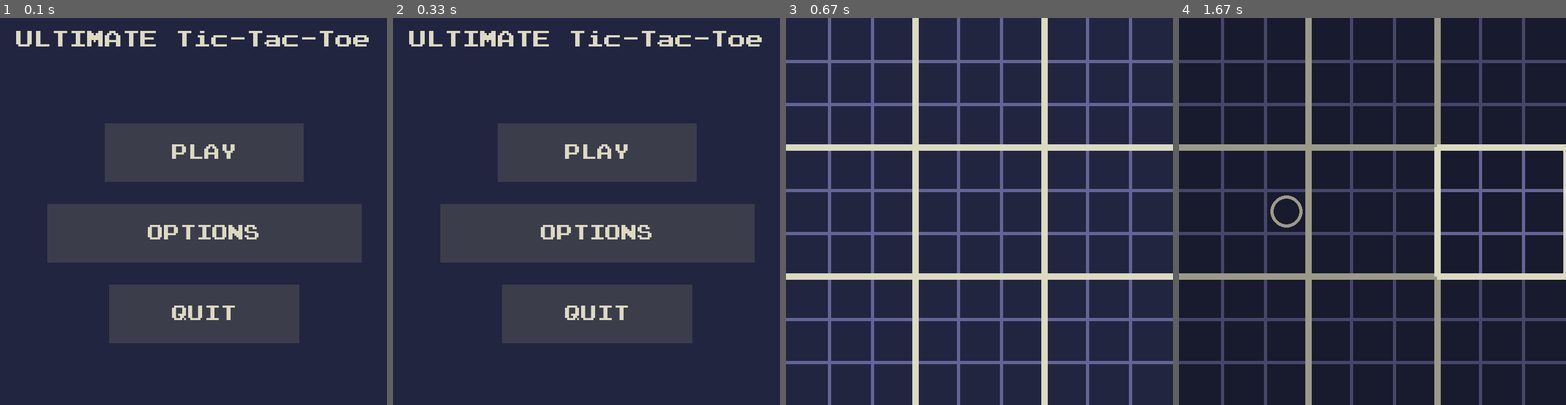
Above: before the commit, frames 1-4 (left to right).
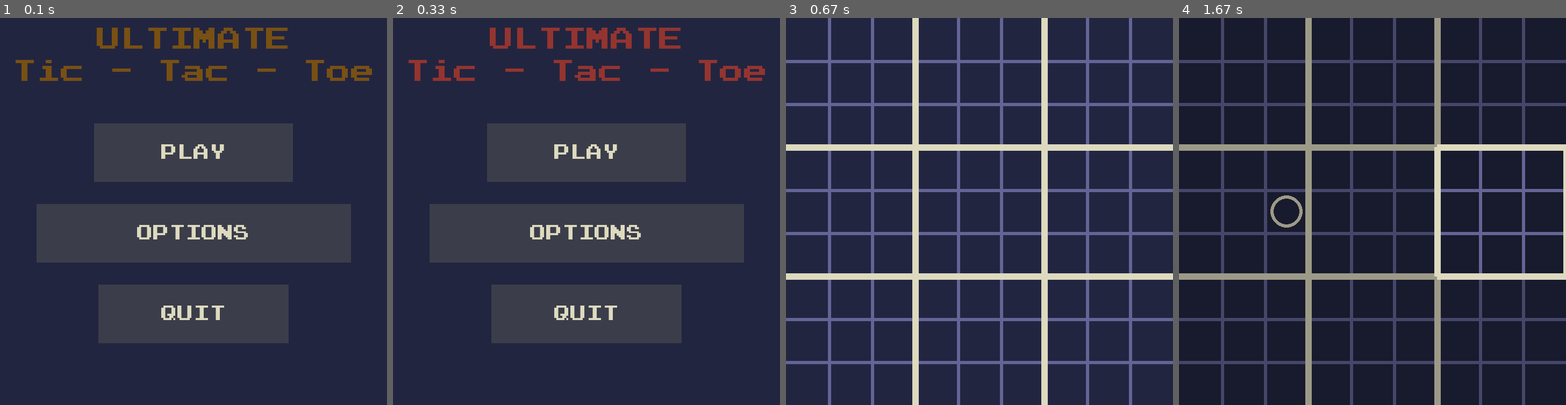
Above: after the commit, the same moments.

Repository: GithubEnjoyer123/Pygame-Dashboard
Game: pygame game, started from menu.py
Two runs of this game, one before a commit and one after it. Both use one fixed random seed, a clock stepped at 60 frames per second and the inputs below.
Inputs (mouse positions are in pixels of both pictures, inside the frame that each line leads up to):
- Up to frame 1 (0.1 s): no input
- Up to frame 2 (0.33 s): no input
- Up to frame 3 (0.67 s): click "PLAY" at 0.38 s
- Up to frame 4 (1.67 s): click (1279, 215) at 0.72 s; click (1515, 346) at 1.05 s

The runs differ from the first frame. In frame 1, 7.3% of the frame differs, in the area x 4-97%, y 2-85%; in frame 2, 7.3%; in frame 3, nothing differs; in frame 4, nothing differs.

Commit message:
color text changes

Diff:
--- a/menu.py
+++ b/menu.py
@@ -23,10 +23,24 @@
 
 BG = pygame.image.load("assets/Background.png")
 
+# color variables
+black = (0, 0, 0)
+white = (255, 255, 255)
+col_spd = 1
+
+col_dir_breathe = [1, 1, 1]
+col_dir_breathe = [1, -1, -1]
+def_col_breathe = [221, 218, 191]
+def_col_breathe = [100,0,100]
+def_col_breathe = [100,100,0]
+
+minimum = 0
+maximum = 200
+
 def get_font(size):
     return pygame.font.Font("assets/font.ttf", size)
 
-def play():
+""" def play():
     while True:
         PLAY_MOUSE_POS = pygame.mouse.get_pos()
 
@@ -50,7 +64,7 @@
                 if PLAY_BACK.checkForInput(PLAY_MOUSE_POS):
                     main_menu()
 
-        pygame.display.update()
+        pygame.display.update() """
 
 def options():
     while True:
@@ -78,23 +92,57 @@
 
         pygame.display.update()
 
+
+def col_change_breathe(color: list, direction: list) -> None:
+    """
+    This function changes an RGB list in a way that we achieve nice breathing effect.
+    :param color: List of RGB values.
+    :param direction: List of color change direction values (-1, 0, or 1).
+    :return: None
+    """
+    for i in range(3):
+        color[i] += col_spd * direction[i]
+        if color[i] >= maximum or color[i] <= minimum:
+            direction[i] *= -1
+        if color[i] >= maximum:
+            color[i] = maximum
+        elif color[i] <= minimum:
+            color[i] = minimum
+
+
+def draw_text(text: str, size: int, col: list, x: int, y: int) -> None:
+    """
+    A simple function for displaying text strings on the game screen.
+    :param text: The string to display.
+    :param size: Size of the text.
+    :param col: Color of the text.
+    :param x: X coordinate of the text.
+    :param y: Y coordinate of the text.
+    :return: None
+    """
+    font_object = pygame.font.Font("assets/font.ttf", 45)
+    text_surface = font_object.render(text, False, col)
+    text_rect = text_surface.get_rect(center=(x, y))
+    SCREEN.blit(text_surface, text_rect)
+
+
 def main_menu():
     while True:
         SCREEN.blit(BG, (0, 0))
 
         MENU_MOUSE_POS = pygame.mouse.get_pos()
 
-        MENU_TEXT = get_font(33).render("ULTIMATE Tic-Tac-Toe", True, ( 221, 218, 191 ))
-        MENU_RECT = MENU_TEXT.get_rect(center=(360, 40))
+        """ MENU_TEXT = get_font(33).render("ULTIMATE Tic-Tac-Toe", True, ( 221, 218, 191 ))
+        MENU_RECT = MENU_TEXT.get_rect(center=(360, 40)) """
 
-        PLAY_BUTTON = Button(image=pygame.image.load("assets/Play Rect.png"), pos=(380, 250),
+        PLAY_BUTTON = Button(image=pygame.image.load("assets/Play Rect.png"), pos=(360, 250),
                             text_input="PLAY", font=get_font(30), base_color=( 221, 218, 191 ), hovering_color="Green")
-        OPTIONS_BUTTON = Button(image=pygame.image.load("assets/Options Rect.png"), pos=(380, 400),
+        OPTIONS_BUTTON = Button(image=pygame.image.load("assets/Options Rect.png"), pos=(360, 400),
                             text_input="OPTIONS", font=get_font(30), base_color=( 221, 218, 191 ), hovering_color="Green")
-        QUIT_BUTTON = Button(image=pygame.image.load("assets/Quit Rect.png"), pos=(380, 550),
+        QUIT_BUTTON = Button(image=pygame.image.load("assets/Quit Rect.png"), pos=(360, 550),
                             text_input="QUIT", font=get_font(30), base_color=( 221, 218, 191 ), hovering_color="Green")
 
-        SCREEN.blit(MENU_TEXT, MENU_RECT)
+        """ SCREEN.blit(MENU_TEXT, MENU_RECT) """
 
         for button in [PLAY_BUTTON, OPTIONS_BUTTON, QUIT_BUTTON]:
             button.changeColor(MENU_MOUSE_POS)
@@ -113,6 +161,14 @@
                     pygame.quit()
                     sys.exit()
 
+        # color update
+        col_change_breathe(def_col_breathe, col_dir_breathe)
+        col_change_breathe(def_col_breathe, col_dir_breathe)
+
+        # text displaying
+        draw_text("ULTIMATE", 40, def_col_breathe, 360, 40)
+        draw_text("Tic - Tac - Toe", 40, def_col_breathe, 360, 100)
+
         pygame.display.update()
 
 main_menu()
